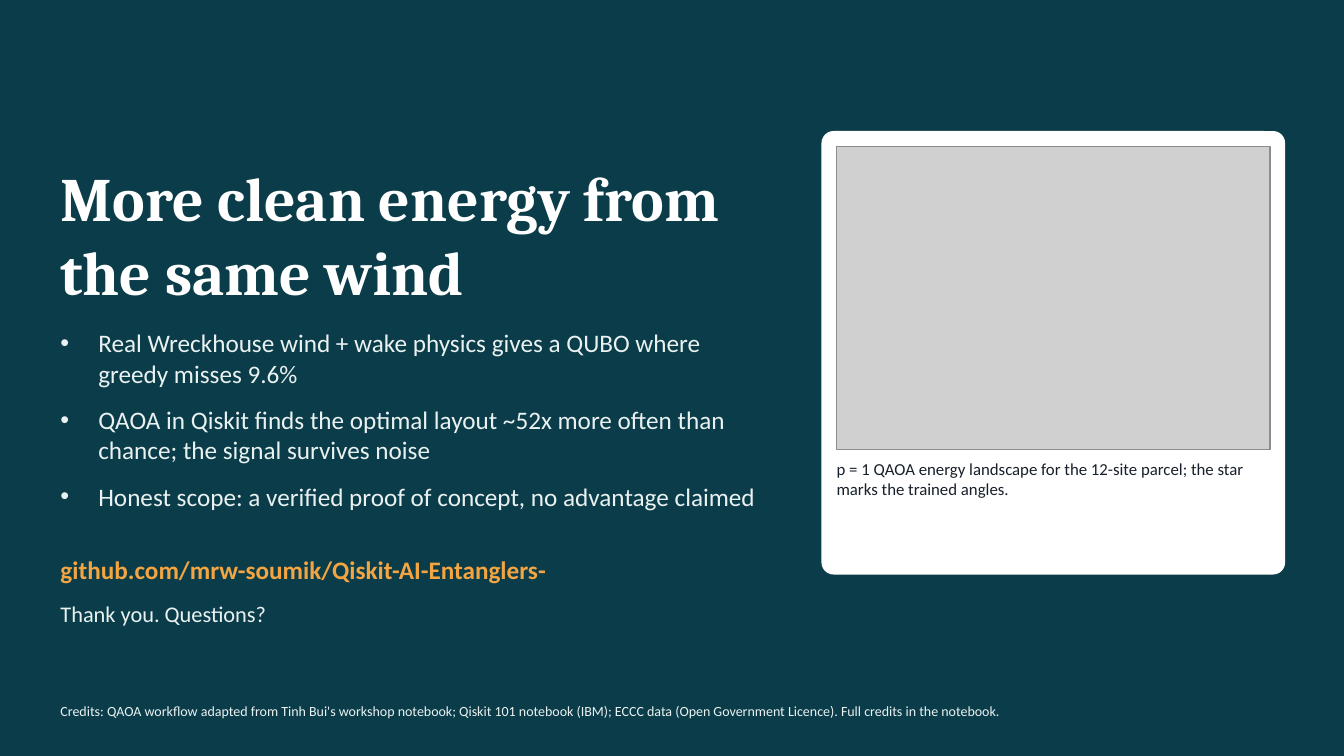
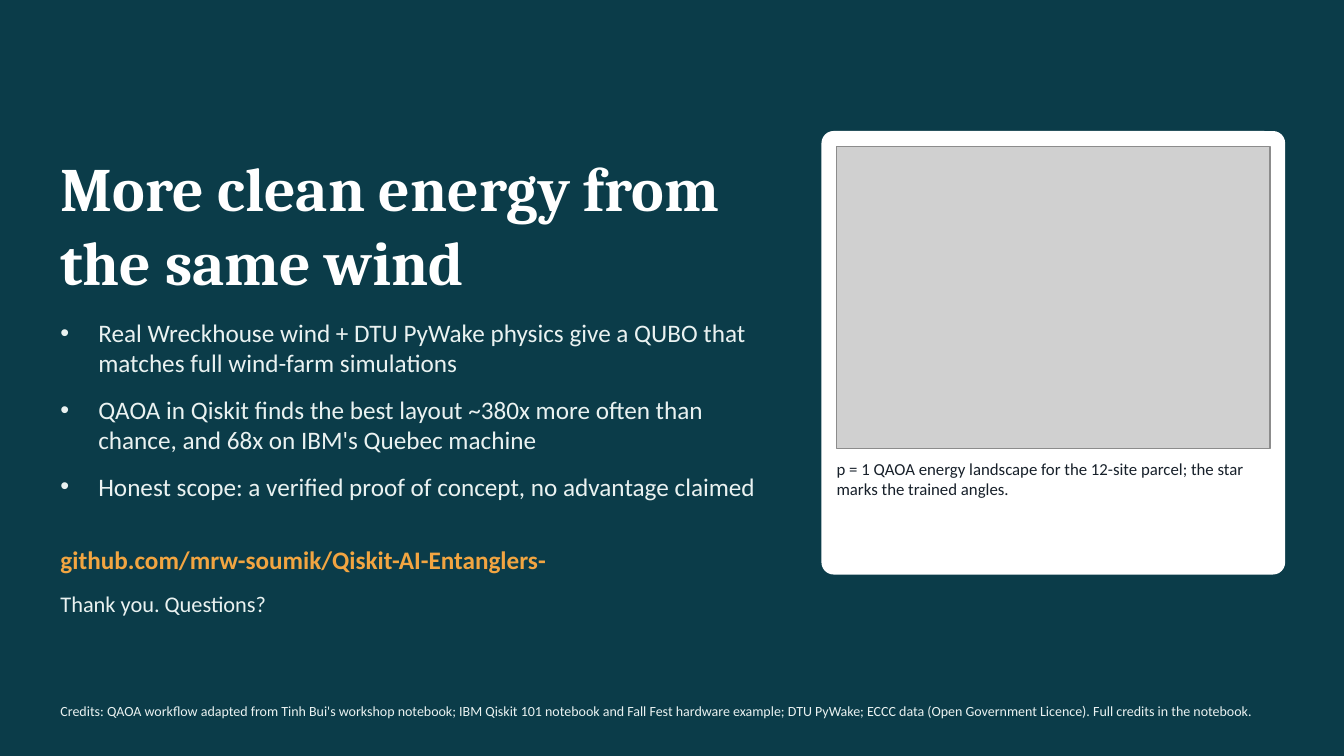
Before and after one commit to mrw-soumik/Qiskit-AI-Entanglers-, a slide deck: slide 13 of slides/WakeWise_NL_AI_Entanglers.pptx (slide 11 before the commit). Drawn at 1344x756 pixels with LibreOffice and Linux fonts; fonts in the diff are those of the drawing; grey boxes stand for pictures. Boxes give left, top, right and bottom in pixels: in the first picture for what was removed or moved away, otherwise in the second. Text is boxed around its words. In the diff, an @@ line names an element or a change of style, - is before the commit and + after.

```diff
--- a/slides/WakeWise_NL_AI_Entanglers.pptx
+++ b/slides/WakeWise_NL_AI_Entanglers.pptx
@@ title "More clean energy from the ..." moved from (x1=60, y1=177, x2=719, y2=296) to (x1=60, y1=167, x2=719, y2=286) @@
@@ text "Real Wreckhouse wind + DTU ..." moved from (x1=60, y1=334, x2=755, y2=626) to (x1=60, y1=324, x2=755, y2=616) @@
@@ text at (x1=98, y1=324, x2=745, y2=453): text changed @@
-• Real Wreckhouse wind + wake physics gives a QUBO where greedy misses 9.6%
-• QAOA in Qiskit finds the optimal layout ~52x more often than chance; the signal survives noise
+• Real Wreckhouse wind + DTU PyWake physics give a QUBO that matches full wind-farm simulations
+• QAOA in Qiskit finds the best layout ~380x more often than chance, and 68x on IBM's Quebec machine
@@ text at (x1=60, y1=706, x2=1251, y2=719): text changed @@
-Credits: QAOA workflow adapted from Tinh Bui's workshop notebook; Qiskit 101 notebook (IBM); ECCC data (Open Government Licence). Full credits in the notebook.
+Credits: QAOA workflow adapted from Tinh Bui's workshop notebook; IBM Qiskit 101 notebook and Fall Fest hardware example; DTU PyWake; ECCC data (Open Government Licence). Full credits in the notebook.
```
Also in this commit, not shown: 10 other slides changed, 2 slides added, 11 other files.
